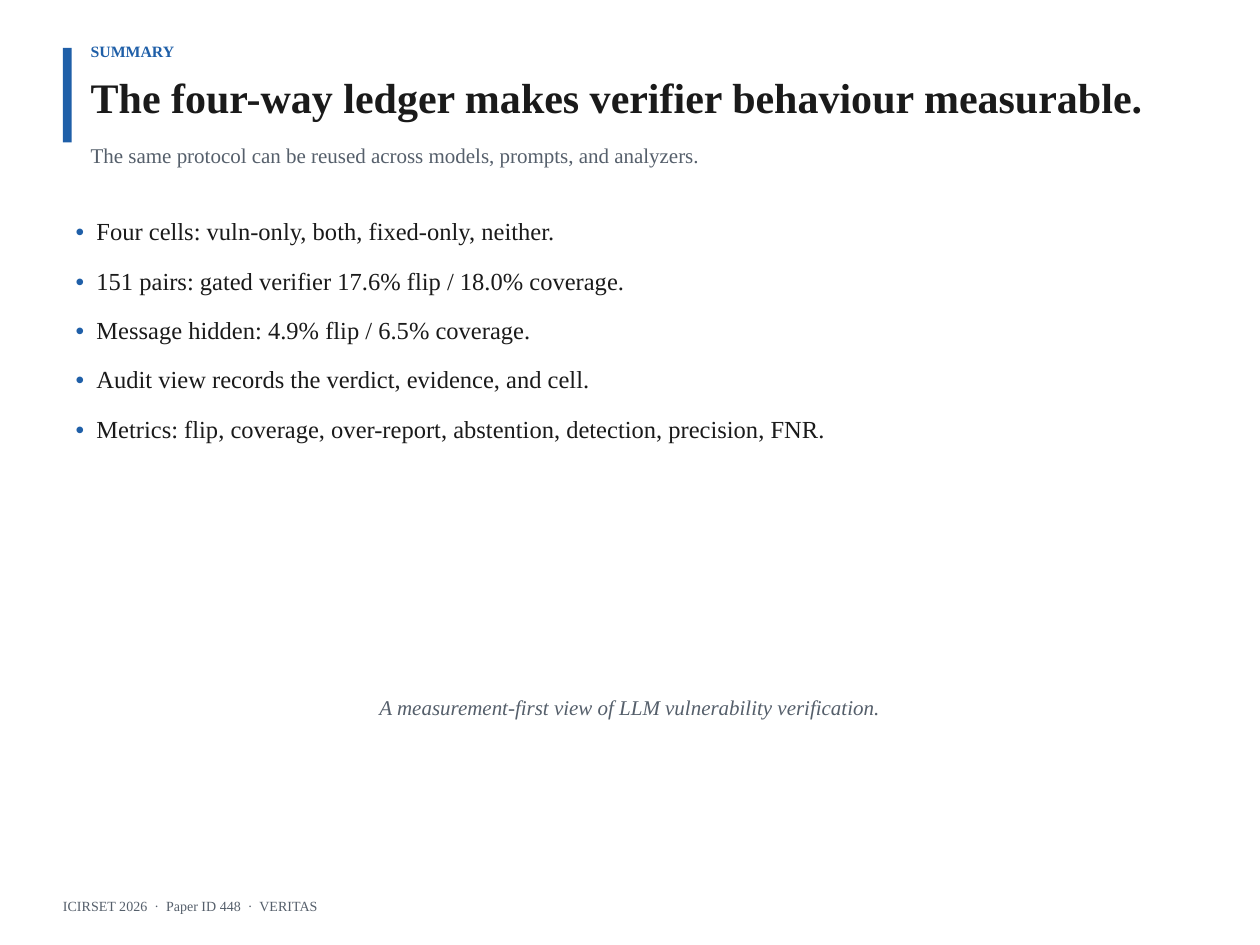
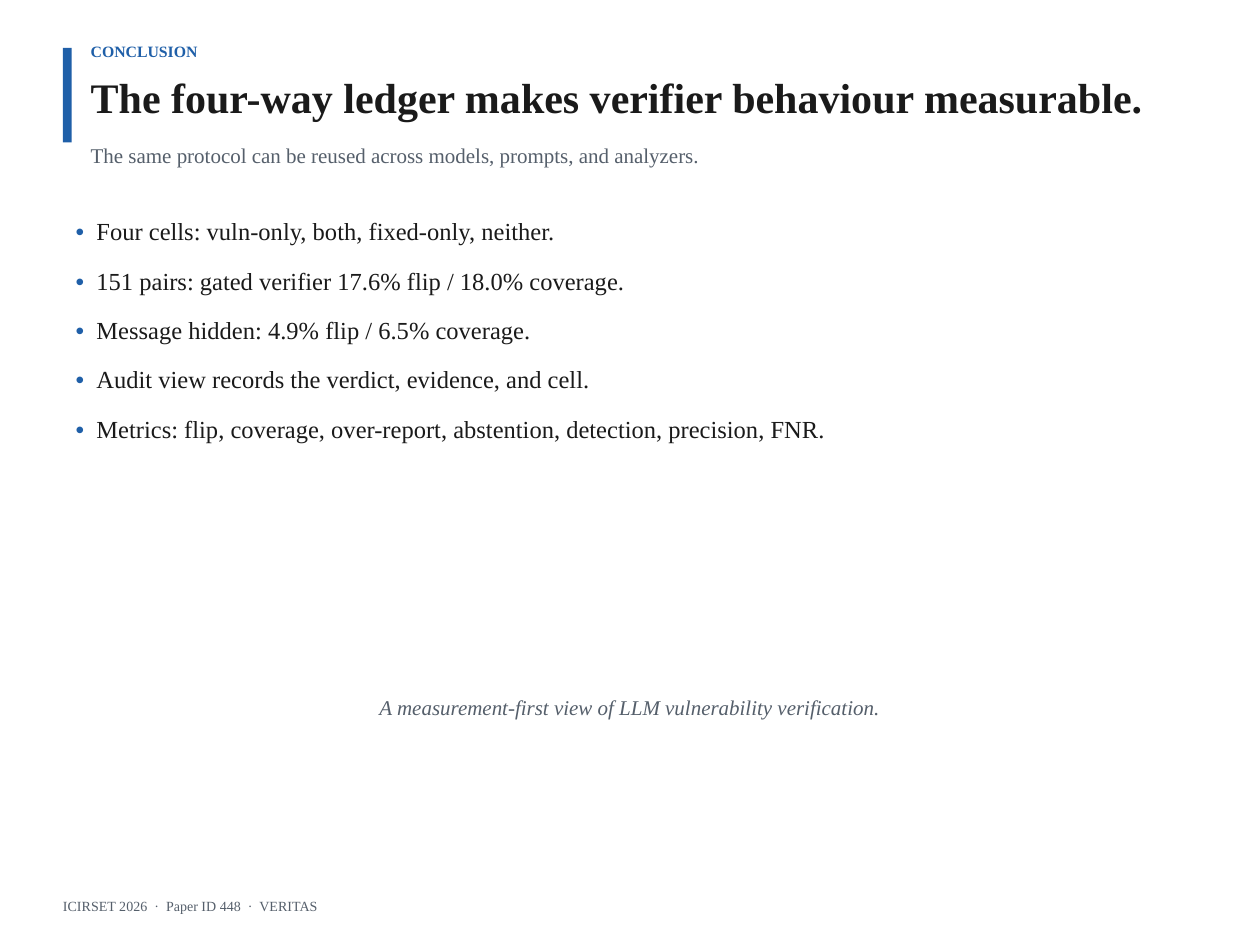
Before and after one commit to AmonWasHere/Proto, a slide deck: slide 19 of paper/ICIRSET-26_VERITAS_Presentation.pptx (slide 13 before the commit). Drawn at 1260x945 pixels with LibreOffice and Linux fonts; fonts in the diff are those of the drawing. Boxes give left, top, right and bottom in pixels: in the first picture for what was removed or moved away, otherwise in the second. Text is boxed around its words. In the diff, an @@ line names an element or a change of style, - is before the commit and + after.

```diff
--- a/paper/ICIRSET-26_VERITAS_Presentation.pptx
+++ b/paper/ICIRSET-26_VERITAS_Presentation.pptx
@@ text at (x1=91, y1=46, x2=198, y2=57): text changed @@
-SUMMARY
+CONCLUSION
```
Also in this commit, not shown: 6 other slides changed, 6 slides added, 1 other file.
